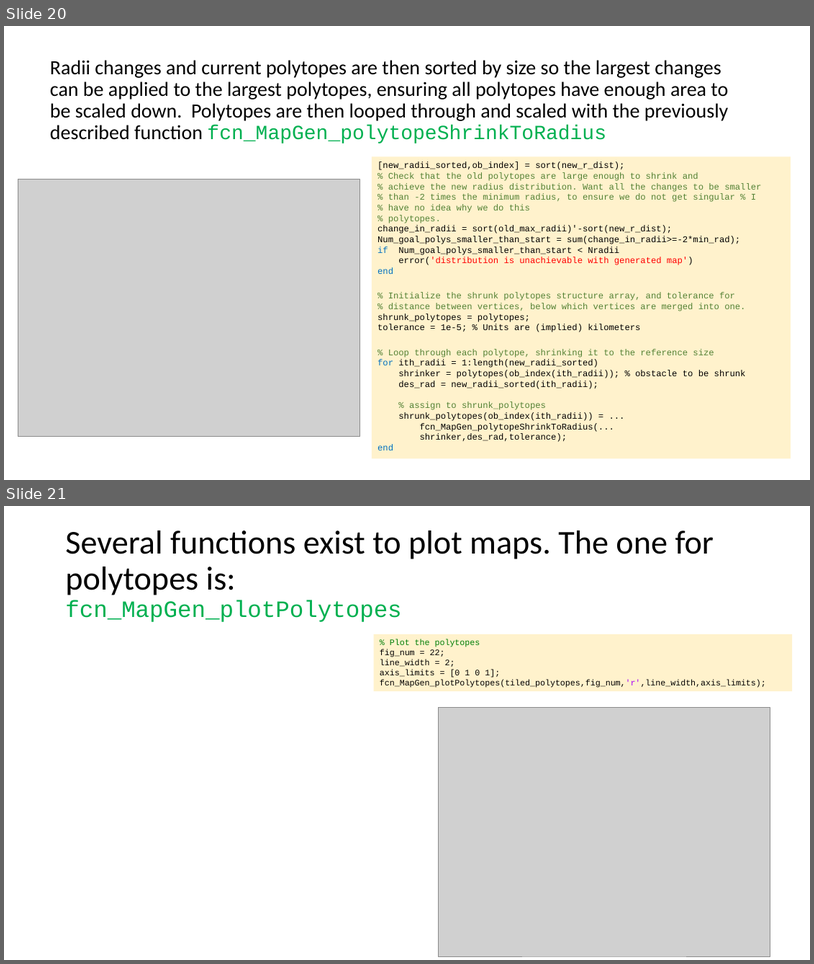
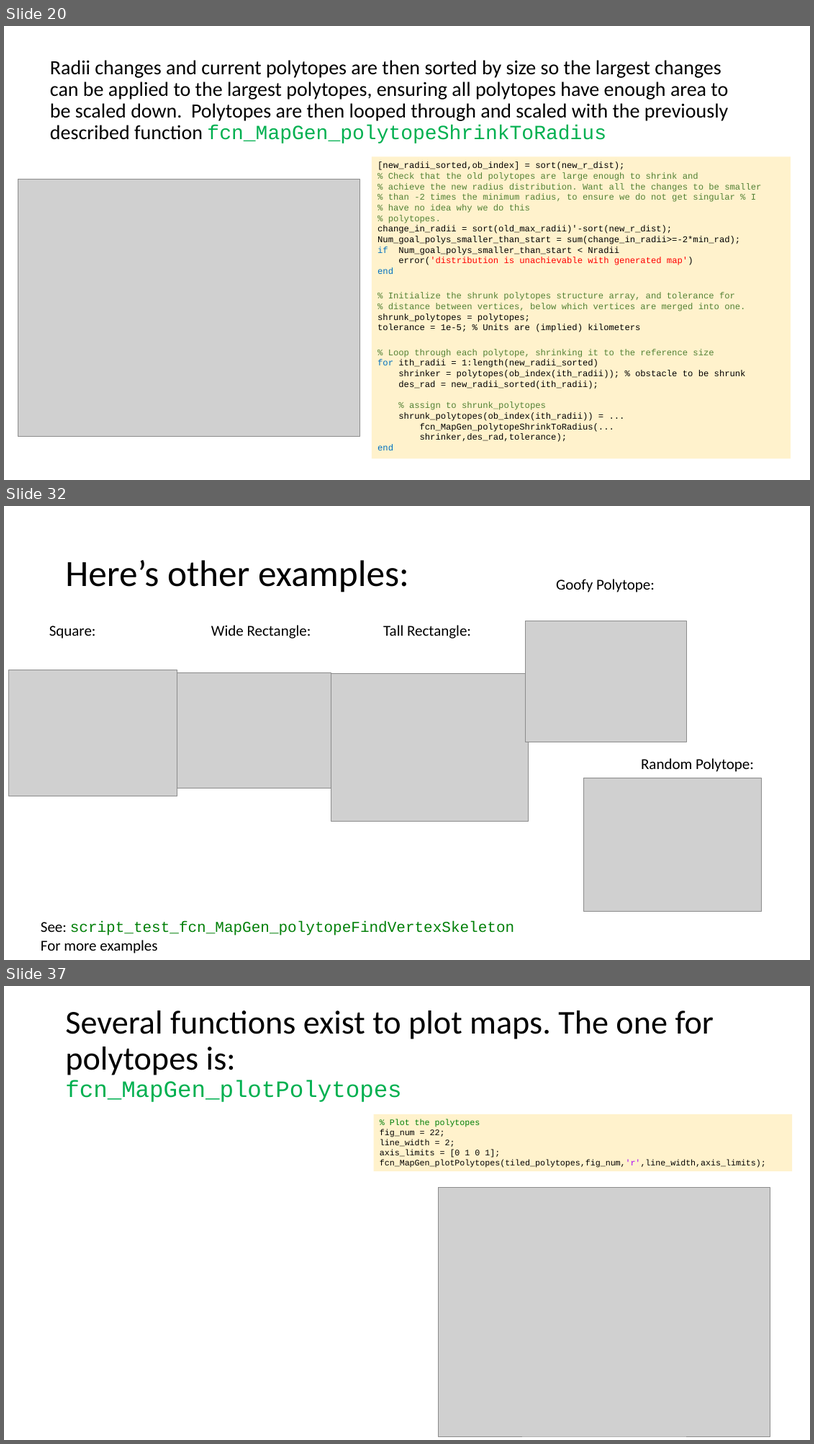
Before and after one commit to ivsg-psu/PathPlanning_MapTools_MapGenClassLibrary, a slide deck: Documents/MapGenClassLibrary.pptx. Shown one above the other, each under a label of ours: slides 20 and 21 before the commit, slides 20, 32 and 37 after it; the slides between them are not shown. The pictures are 814x964 and 814x1444 pixels, drawn with LibreOffice and Linux fonts; fonts in the diff are those of the drawing; grey boxes stand for pictures. Boxes give left, top, right and bottom in pixels: in the first picture for what was removed or moved away, otherwise in the second. Text is boxed around its words. In the diff, an @@ line names an element or a change of style, - is before the commit and + after.

Commit message:
FIX: found and fixed several bugs in the edge shrinking, and updated the documentation for the changes. Bugs were in area calculation of CentroidAndArea, and several other functions related to shrinking from edges.

```diff
--- a/Documents/MapGenClassLibrary.pptx
+++ b/Documents/MapGenClassLibrary.pptx
@@ slide 32 added at box(4, 506, 810, 960), background #FFFFFF @@
@@ title added at box(65, 560, 409, 592), 44 pt, text #000000 @@
+Here’s other examples:
@@ text added at box(556, 579, 655, 592), 18 pt, text #000000 @@
+Goofy Polytope:
@@ text added at box(49, 626, 96, 638), 18 pt, text #000000 @@
+Square:
@@ text added at box(211, 625, 311, 638), 18 pt, text #000000 @@
+Wide Rectangle:
@@ text added at box(383, 625, 471, 638), 18 pt, text #000000 @@
+Tall Rectangle:
@@ picture added at box(526, 621, 687, 742) @@
@@ picture added at box(9, 670, 178, 796) @@
@@ picture added at box(178, 672, 332, 788) @@
@@ picture added at box(332, 673, 528, 821) @@
@@ text added at box(641, 758, 754, 772), 18 pt, text #000000 @@
+Random Polytope:
@@ picture added at box(584, 777, 763, 911) @@
@@ text added at box(41, 921, 514, 953), 18 pt, text #028009 @@
+See: script_test_fcn_MapGen_polytopeFindVertexSkeleton
+For more examples
@@ what was slide 21 is now slide 37 @@
```
Also in this commit, not shown: 15 other slides added, 6 other files.
